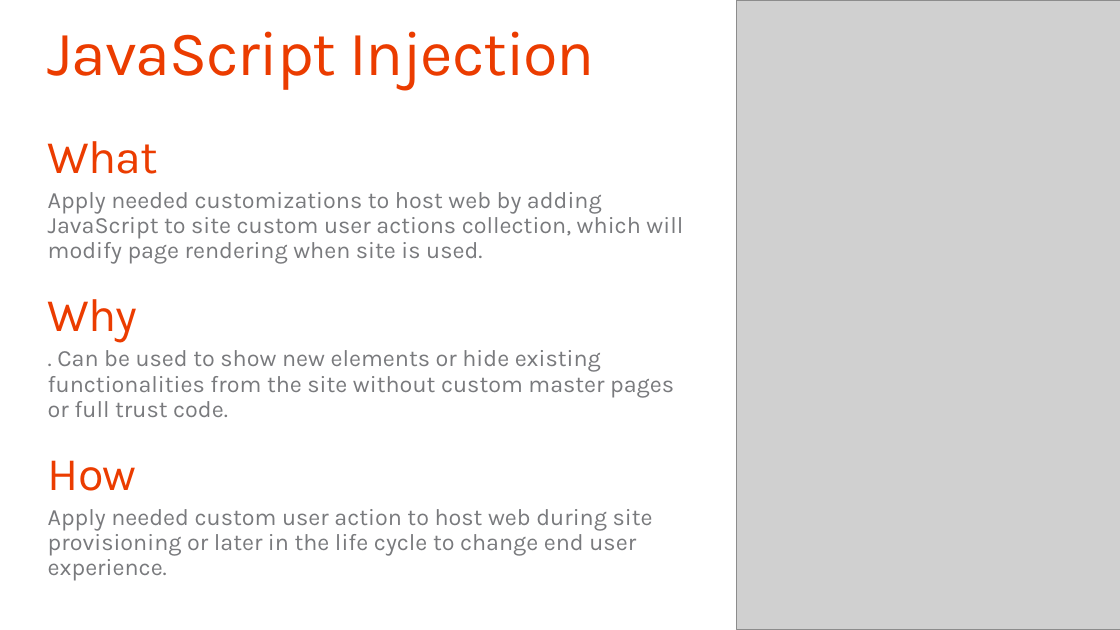
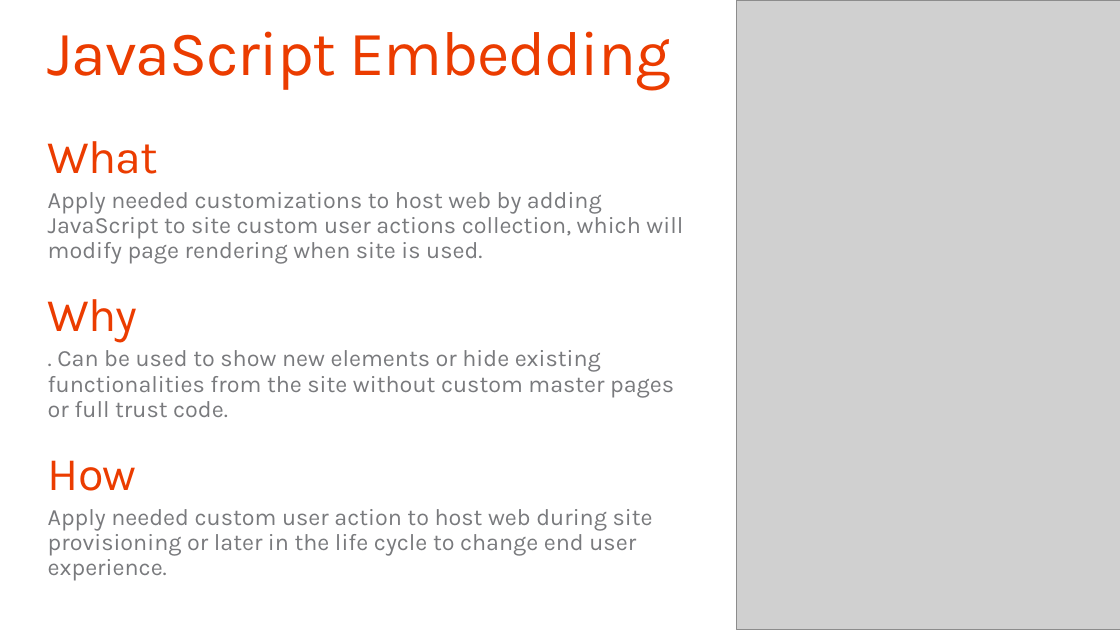
Before and after one commit to fabbbiob/TrainingContent, a slide deck: slide 13 of O3658/02 Managing site settings using app model/2_SiteManagement.pptx. Drawn at 1120x630 pixels with LibreOffice and Linux fonts; fonts in the diff are those of the drawing; grey boxes stand for pictures; background and template pictures are left out. Boxes give left, top, right and bottom in pixels: in the first picture for what was removed or moved away, otherwise in the second. Text is boxed around its words. In the diff, an @@ line names an element or a change of style, - is before the commit and + after.

Commit message:
Lab fixes, updates on decks and readme files on the JS embedding naming change

```diff
--- a/O3658/02 Managing site settings using app model/2_SiteManagement.pptx
+++ b/O3658/02 Managing site settings using app model/2_SiteManagement.pptx
@@ title at [48, 31, 671, 90]: text changed @@
-JavaScript Injection
+JavaScript Embedding
```
Also in this commit, not shown: 8 other slides changed, 4 other files.
